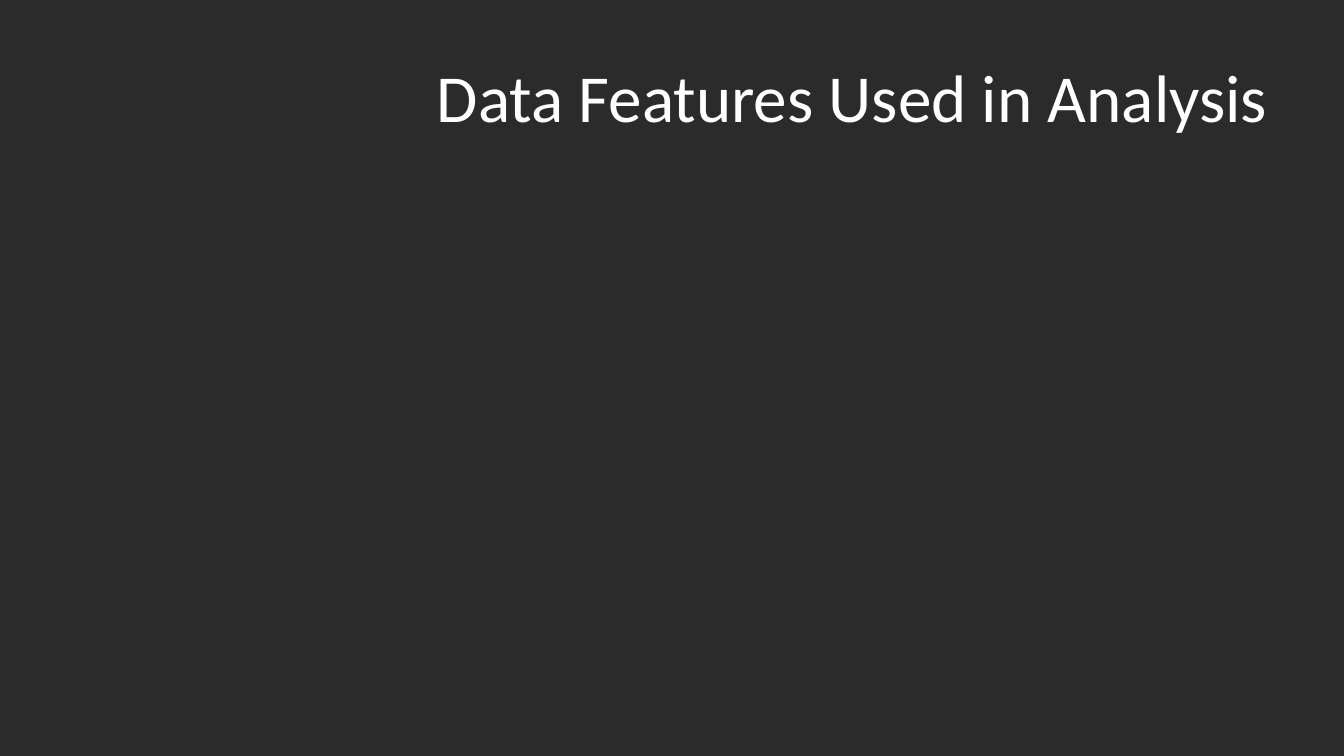
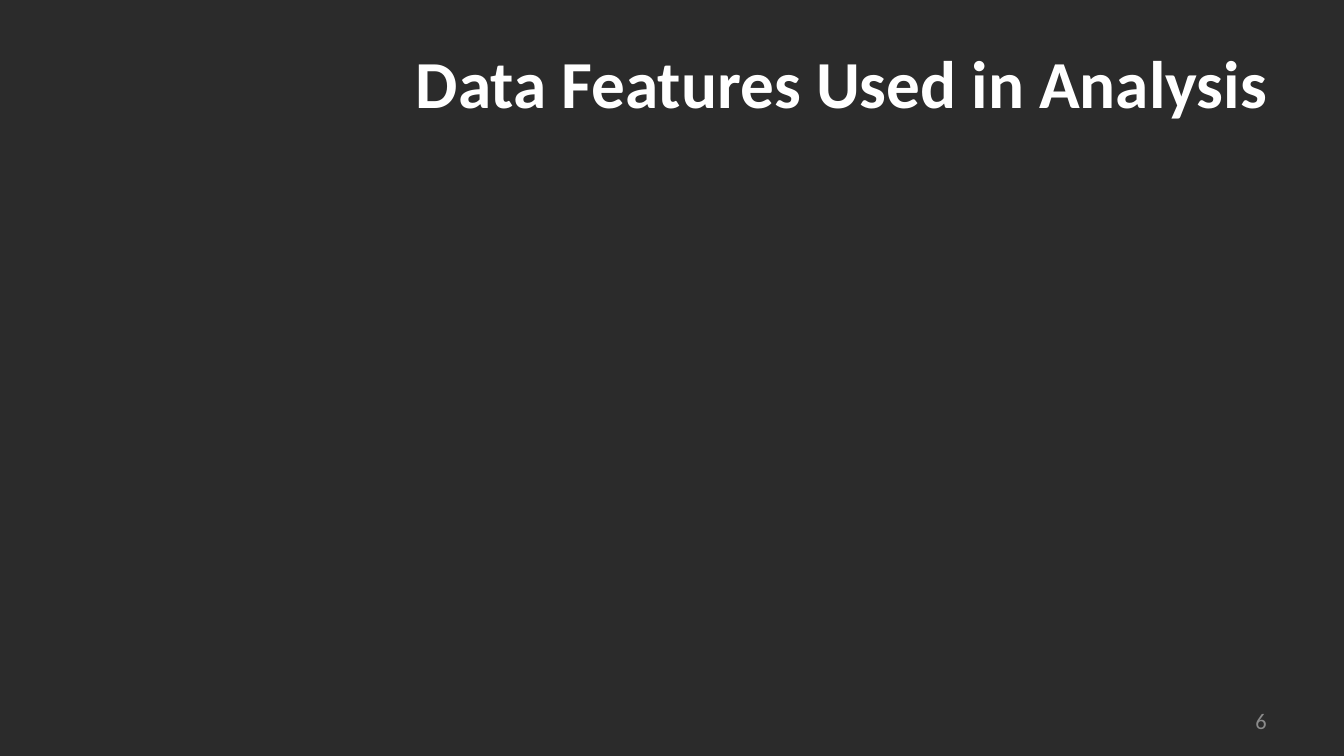
Before and after one commit to madams11/DataR-Project, a slide deck: slide 6 of US Bicycle Fatalities_Group 4.pptx. Drawn at 1344x756 pixels with LibreOffice and Linux fonts; fonts in the diff are those of the drawing; background and template pictures are left out; a plain dark background stands for a picture behind light text. Boxes give left, top, right and bottom in pixels: in the first picture for what was removed or moved away, otherwise in the second. Text is boxed around its words. In the diff, an @@ line names an element or a change of style, - is before the commit and + after.

```diff
--- a/US Bicycle Fatalities_Group 4.pptx
+++ b/US Bicycle Fatalities_Group 4.pptx
@@ title "Data Features Used in Analysis" moved from (x1=437, y1=75, x2=1267, y2=133) to (x1=416, y1=61, x2=1267, y2=119) @@
@@ title "Data Features Used in Analysis" at (x1=416, y1=61, x2=1267, y2=119): bold on @@
@@ page number added at (x1=1255, y1=714, x2=1266, y2=729), 16 pt, text #8C8C8C @@
+6
```
Also in this commit, not shown: 7 other slides changed, 3 slides added, 1 slide removed, 1 other file.
